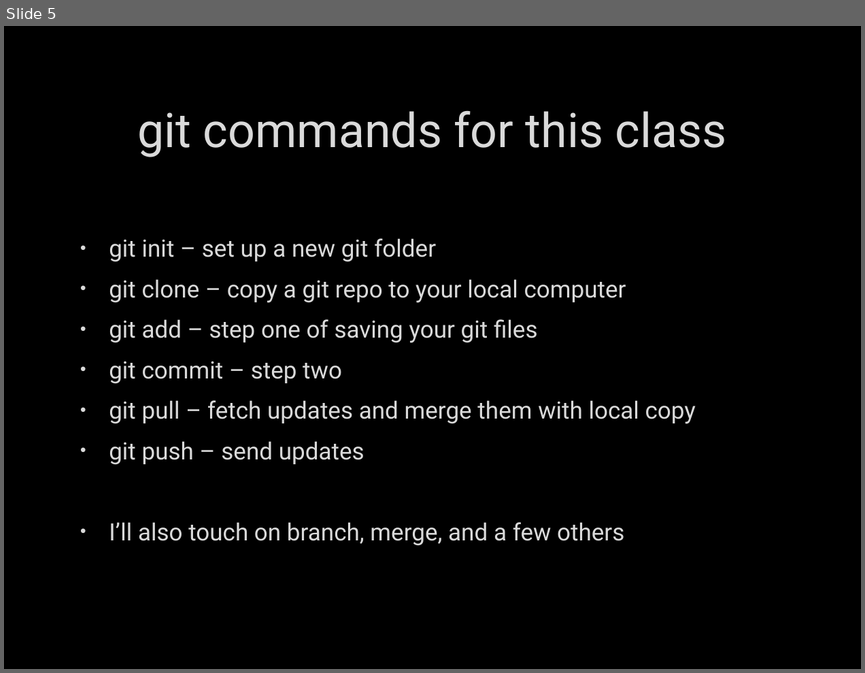
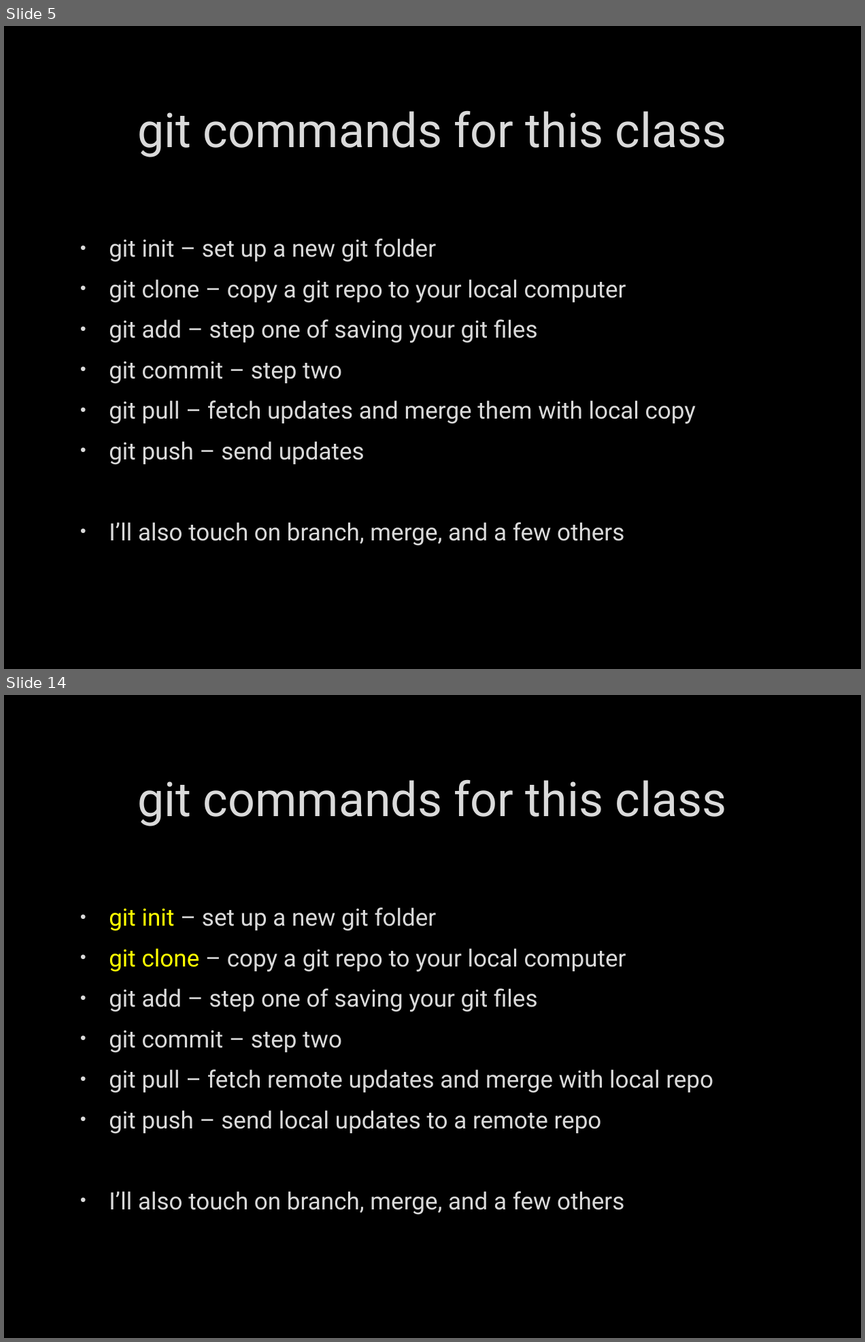
Before and after one commit to fdmast/Pabio536, a slide deck: C1_Introduction/ClassOne.GithubIntro.pptx. Shown one above the other, each under a label of ours: slide 5 before the commit, slides 5 and 14 after it; the slides between them are not shown. The pictures are 865x673 and 865x1342 pixels, drawn with LibreOffice and Linux fonts; fonts in the diff are those of the drawing; background and template pictures are left out. Boxes give left, top, right and bottom in pixels: in the first picture for what was removed or moved away, otherwise in the second. Text is boxed around its words. In the diff, an @@ line names an element or a change of style, - is before the commit and + after.

```diff
--- a/C1_Introduction/ClassOne.GithubIntro.pptx
+++ b/C1_Introduction/ClassOne.GithubIntro.pptx
@@ slide 14 added at bbox=[4, 695, 861, 1338], background picture (left out) @@
@@ title added at bbox=[137, 779, 727, 826], 40 pt, text #DADADA @@
+git commands for this class
@@ text added at bbox=[109, 907, 713, 1215], 20 pt, text #DADADA @@
+• git init – set up a new git folder
+• git clone – copy a git repo to your local computer
+• git add – step one of saving your git files
+• git commit – step two
+• git pull – fetch remote updates and merge with local repo
+• git push – send local updates to a remote repo
+• I’ll also touch on branch, merge, and a few others
```
Also in this commit, not shown: 1 slide changed, 8 other slides added, 7 other files.
